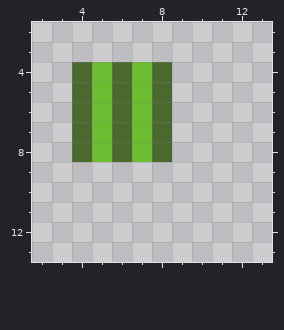
A pixel-art file gets an edit: Assets/Art/MelonAmmo.aseprite. Above is the file before it was changed.
15x15 pixels, 1 frame. Shown: x 2..13, y 2..13. The old version is drawn lined up with the new one, on the new canvas.
New version:
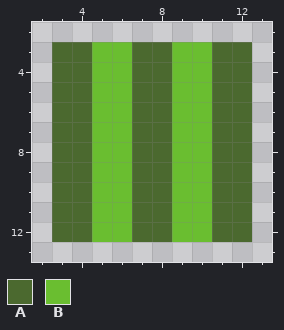
Palette (. is transparent): A #4b692f  B #6abe30
The exact change:
canvas 15x15 -> 16x16, the old top-left corner now at -1,-1 (the part of the old canvas that was cut away was empty and is not shown)
y 3: x 3..12 .......... -> AABBAABBAA
y 4..8: x 3 . -> A; x 6..7 AB -> BA; x 9..12 .... -> BBAA
y 9..12: x 3..12 .......... -> AABBAABBAA
